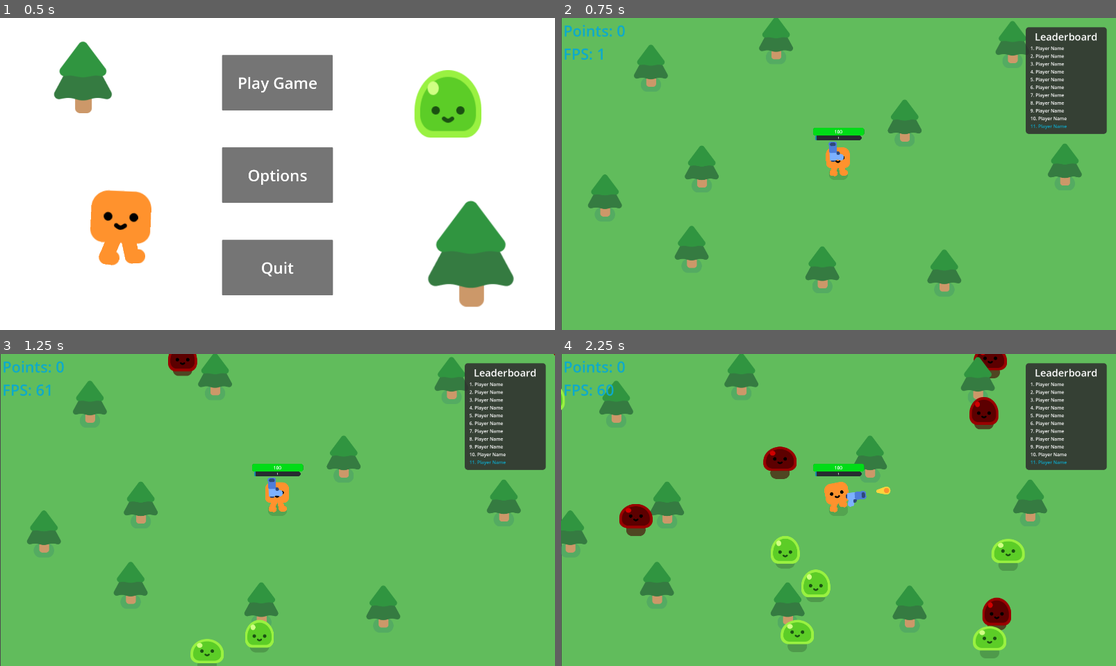
Above: before the commit, frames 1-4 (two rows, left to right).
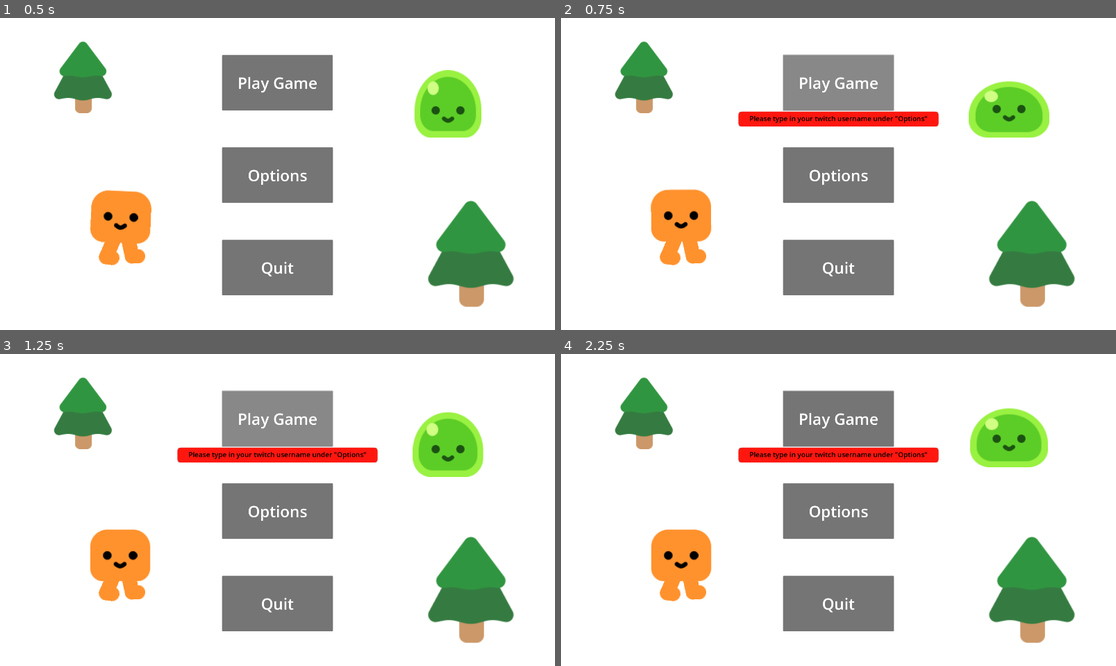
Above: after the commit, the same moments.

Repository: dilllxd/dylanzachgame
Game: Godot game, scene res://game.tscn
Same seed, same stepped clock (60 frames per second), same inputs: the game is played once before the commit and once after it. Sound files missing from this copy of the repository are replaced by a short silence.
Inputs (mouse positions are in pixels of both pictures, inside the frame that each line leads up to):
- Up to frame 1 (0.5 s): no input
- Up to frame 2 (0.75 s): click "Play Game" at 0.5 s
- Up to frame 3 (1.25 s): no input
- Up to frame 4 (2.25 s): click (838, 419) at 1.25 s, where only the run after the commit has a clickable "Play Game"; move the mouse to (960, 494) at 2.02 s; press the mouse at (960, 494) at 2.03 s; hold D (move_right) from 2.03 s (still down)

Frame 1 is identical in both runs. In frame 2, 100% of the frame differs, in the area x 0-100%, y 0-100%; in frame 3, 100%; in frame 4, 100%.

Commit message:
feat(main): temp sound, lots of fixes
1.0.0-alpha-14: Well! Sorry for no changes in a little while, game just felt weird to work on. But, we are back! alpha14 includes new temp music for in game, lots of debugging fixes and hopefully some better performance? i guess we will see!

Diff:
--- a/OurGame/characters/slime/mob.gd
+++ b/OurGame/characters/slime/mob.gd
@@ -43,7 +43,7 @@
 		health = 3
 		speedbasedonxp = 400
 
-func _process(delta):
+func _process(_delta):
 	var direction = global_position.direction_to(player.global_position)
 	velocity = direction * speedbasedonxp
 	move_and_slide()
--- a/OurGame/game.gd
+++ b/OurGame/game.gd
@@ -146,13 +146,13 @@
 
 func _on_mob_timer_timeout():
 	if number_of_mobs < maxnumber_of_mobs:
-		spawn_mob()
+		call_deferred("spawn_mob")
 	else:
 		pass
 
 func _on_mob_2_timer_timeout():
 	if number_of_mobs2 < maxnumber_of_mobs2:
-		spawn_mob2()
+		call_deferred("spawn_mob2")
 	else:
 		pass
 
@@ -167,7 +167,7 @@
 	mob2_xp_scaling()
 	player.currentxplevel(xp_level)
 	if number_of_mobs < maxnumber_of_mobs:
-		spawn_mob()
+		call_deferred("spawn_mob")
 
 func _on_mob_died2():
 	number_of_mobs2 -= 1
@@ -180,7 +180,7 @@
 	mob2_xp_scaling()
 	player.currentxplevel(xp_level)
 	if number_of_mobs2 < maxnumber_of_mobs2:
-		spawn_mob2()
+		call_deferred("spawn_mob2")
 
 func update_xp():
 	xp += 1
--- a/OurGame/mainmenu.gd
+++ b/OurGame/mainmenu.gd
@@ -44,7 +44,11 @@
 
 var after_purchase_points = null
 
-@onready var username = get_node("/root/Game/Player/Username")
+var music_pos = 0.0
+
+var username = null
+
+@onready var username_label = get_node("/root/Game/Player/Username")
 @onready var end_of_game_screen = $end_game/GameOver
 @onready var in_game_screen = $in_game/GameUI
 @onready var main_menu = $main_menu/MenuUI
@@ -131,6 +135,8 @@
 func _on_request_completed(_result, response_code, _headers, _body):
 	if response_code == 200:
 		get_tree().reload_current_scene()
+		$PlayingAudioLoop.stop()
+		music_pos = 0.0
 	else:
 		end_of_game_screen.visible = false
 		save_failed.visible = true
@@ -147,6 +153,7 @@
 		%ProgressBar1.visible = false
 		in_game_screen.visible = true
 		game_started.emit()
+		$PlayingAudioLoop.play()
 
 func _on_game_game_has_started():
 	main_menu.visible = false
@@ -164,13 +171,30 @@
 	main_menu.visible = true
 
 func _on_save_username_pressed():
-	username = $settings/SettingsUI/ColorRect/UsernameField.text
-	update_leaderboard()
-	$settings/SettingsUI/ColorRect/SaveUsername/Label.text = "Success!"
-	%Label1.visible = false
-	%ProgressBar1.visible = false
-	await get_tree().create_timer(3).timeout
-	$settings/SettingsUI/ColorRect/SaveUsername/Label.text = "Save Username"
+	if $settings/SettingsUI/ColorRect/UsernameField.text == "":
+		var hardware_identifier = generate_hardware_identifier()
+		username = "Player_" + hardware_identifier
+		username_label.text = username
+		update_leaderboard()
+		$settings/SettingsUI/ColorRect/SaveUsername/Label.text = "Success!"
+		%Label1.visible = false
+		%ProgressBar1.visible = false
+		await get_tree().create_timer(3).timeout
+		$settings/SettingsUI/ColorRect/SaveUsername/Label.text = "Save Username"
+	else:
+		username = $settings/SettingsUI/ColorRect/UsernameField.text
+		username_label.text = username
+		update_leaderboard()
+		$settings/SettingsUI/ColorRect/SaveUsername/Label.text = "Success!"
+		%Label1.visible = false
+		%ProgressBar1.visible = false
+		await get_tree().create_timer(3).timeout
+		$settings/SettingsUI/ColorRect/SaveUsername/Label.text = "Save Username"
+
+func generate_hardware_identifier():
+	var hw_identifier = OS.get_name() + OS.get_unique_id()
+	var hashed_identifier = hash(hw_identifier)
+	return "%x" % hashed_identifier
 
 func _on_restart_anyway_button_pressed():
 	get_tree().reload_current_scene()
@@ -193,11 +217,11 @@
 				if upgrade_screen.visible:
 					upgrade_screen.visible = false
 					get_tree().paused = false
-					print("upgrade set to invisible")
+					$PlayingAudioLoop.volume_db = 0
 				else:
 					upgrade_screen.visible = true
 					get_tree().paused = true
-					print("upgrade set to visible")
+					$PlayingAudioLoop.volume_db = -15
 				last_toggle_time = 0
 
 	if Input.is_action_pressed("ui_pause") and in_game_screen.visible:
@@ -205,16 +229,16 @@
 			if upgrade_screen.visible:
 				upgrade_screen.visible = false
 				get_tree().paused = false
-				print("upgrade set to invisible")
+				$PlayingAudioLoop.volume_db = 0
 			elif pause_screen.visible:
 				pause_screen.visible = false
 				get_tree().paused = false
-				print("pause set to invisible")
+				$PlayingAudioLoop.volume_db = 0
 				escape_key_pressed = false
 			else:
 				pause_screen.visible = true
 				get_tree().paused = true
-				print("pause set to visible")
+				$PlayingAudioLoop.volume_db = -15
 				escape_key_pressed = true
 			last_toggle_time = 0
 
@@ -223,6 +247,7 @@
 
 func _on_resume_game_from_pause_pressed():
 	pause_screen.visible = false
+	$PlayingAudioLoop.volume_db = 0
 	get_tree().paused = false
 
 func _on_upgrade_shotgun_pressed():
@@ -551,7 +576,7 @@
 		pass
 
 func update_leaderboard():
-	print("Updating leaderboard...")
+	#print("Updating leaderboard...")
 	var http_request2 = HTTPRequest.new()
 	add_child(http_request2)
 	http_request2.request_completed.connect(self._on_request_completed2)
@@ -561,8 +586,8 @@
 	if error != OK:
 		print("An error occurred in the HTTP request.")
 
-func _on_request_completed2(result, response_code, headers, body):
-	print("Request completed with response code:", response_code)
+func _on_request_completed2(_result, response_code, _headers, body):
+	#print("Request completed with response code:", response_code)
 	if response_code == 200:
 		var json = JSON.new()
 		json.parse(body.get_string_from_utf8())
@@ -600,3 +625,6 @@
 
 func _sort_players(a, b):
 	return b["gold"] - a["gold"]
+
+func _on_playing_audio_loop_finished():
+	$PlayingAudioLoop.play()
--- a/OurGame/mainmenu.tscn
+++ b/OurGame/mainmenu.tscn
@@ -6,6 +6,7 @@
 [ext_resource type="PackedScene" uid="uid://ogik4s70pgwl" path="res://characters/slime.tscn" id="4_hvi3l"]
 [ext_resource type="Texture2D" uid="uid://caqfk2xng5v5u" path="res://trees/pine_tree.png" id="5_d1dsl"]
 [ext_resource type="Script" path="res://fps_counter.gd" id="6_ybwrd"]
+[ext_resource type="AudioStream" uid="uid://b51xfo5jvt16t" path="res://main_menu/Theme1.wav" id="7_aaqlx"]
 
 [sub_resource type="LabelSettings" id="LabelSettings_kswcu"]
 font_size = 52
@@ -421,14 +422,15 @@
 [node name="in_game_score" type="Node2D" parent="in_game/GameUI"]
 
 [node name="score" type="Label" parent="in_game/GameUI/in_game_score"]
+visible = false
 offset_left = 8.0
 offset_top = 8.0
 offset_right = 223.0
 offset_bottom = 88.0
-text = "Points: 0"
 label_settings = SubResource("LabelSettings_inano")
 
 [node name="points" type="Label" parent="in_game/GameUI/in_game_score"]
+visible = false
 offset_right = 40.0
 offset_bottom = 23.0
 
@@ -443,10 +445,10 @@
 [node name="in_game_fps" type="Node2D" parent="in_game/GameUI"]
 
 [node name="fps_counter" type="Label" parent="in_game/GameUI/in_game_fps"]
-offset_left = 8.0
-offset_top = 88.0
-offset_right = 233.0
-offset_bottom = 160.0
+offset_left = 16.0
+offset_top = 8.0
+offset_right = 241.0
+offset_bottom = 80.0
 text = "FPS: 0"
 label_settings = SubResource("LabelSettings_gqoqt")
 vertical_alignment = 2
@@ -1200,6 +1202,9 @@
 offset_bottom = 64.28
 theme_override_font_sizes/font_size = 24
 placeholder_text = "Write your twitch username here!"
+context_menu_enabled = false
+shortcut_keys_enabled = false
+drag_and_drop_selection_enabled = false
 
 [node name="save_failed" type="Node2D" parent="."]
 
@@ -1301,6 +1306,9 @@
 offset_bottom = 39.64
 text = "Points: 0"
 label_settings = SubResource("LabelSettings_kswcu")
+
+[node name="PlayingAudioLoop" type="AudioStreamPlayer" parent="."]
+stream = ExtResource("7_aaqlx")
 
 [connection signal="pressed" from="end_game/GameOver/ColorRect/RestartButton" to="." method="_on_restart_button_pressed"]
 [connection signal="pressed" from="main_menu/MenuUI/ColorRect/QuitButton" to="." method="_on_quit_button_pressed"]
@@ -1316,7 +1324,8 @@
 [connection signal="pressed" from="in_game/PauseUI/ColorRect/QuitGameFromPause" to="." method="_on_quit_game_from_pause_pressed"]
 [connection signal="pressed" from="settings/SettingsUI/ColorRect/BackButton" to="." method="_on_back_button_pressed"]
 [connection signal="pressed" from="settings/SettingsUI/ColorRect/SaveUsername" to="." method="_on_save_username_pressed"]
+[connection signal="pressed" from="save_failed/SaveFailed/ColorRect/SaveFailedLabel/RestartAnywayButton" to="." method="_on_restart_button_pressed"]
 [connection signal="pressed" from="save_failed/SaveFailed/ColorRect/SaveFailedLabel/RestartAnywayButton" to="." method="_on_restart_anyway_button_pressed"]
-[connection signal="pressed" from="save_failed/SaveFailed/ColorRect/SaveFailedLabel/RestartAnywayButton" to="." method="_on_restart_button_pressed"]
+[connection signal="pressed" from="save_failed/SaveFailed/ColorRect/SaveFailedLabel/SaveAgainButton" to="." method="_on_restart_button_pressed"]
 [connection signal="pressed" from="save_failed/SaveFailed/ColorRect/SaveFailedLabel/SaveAgainButton" to="." method="_on_save_again_button_pressed"]
-[connection signal="pressed" from="save_failed/SaveFailed/ColorRect/SaveFailedLabel/SaveAgainButton" to="." method="_on_restart_button_pressed"]
+[connection signal="finished" from="PlayingAudioLoop" to="." method="_on_playing_audio_loop_finished"]
--- a/OurGame/player.gd
+++ b/OurGame/player.gd
@@ -30,6 +30,7 @@
 
 func _ready():
 	ui.game_started.connect(_started)
+	gun.bullet_hit.connect(checklifesteal)
 
 func _started():
 	started = true
@@ -90,7 +91,6 @@
 func _process(delta):
 	%Health.text = str(round(health))
 	%XP.text = str(xp_level)
-	gun.bullet_hit.connect(checklifesteal)
 	if not started and in_game_screen.visible == false:
 		return
 	elif started == true and in_game_screen.visible == true:
--- a/OurGame/player.tscn
+++ b/OurGame/player.tscn
@@ -57,6 +57,8 @@
 
 [sub_resource type="LabelSettings" id="LabelSettings_133ji"]
 font_size = 10
+
+[sub_resource type="LabelSettings" id="LabelSettings_1elxm"]
 
 [node name="Player" type="CharacterBody2D"]
 script = ExtResource("1_fp1mf")
@@ -153,7 +155,12 @@
 vertical_alignment = 1
 
 [node name="Username" type="Label" parent="."]
-visible = false
-offset_right = 40.0
-offset_bottom = 23.0
+offset_left = -80.0
+offset_top = -192.0
+offset_right = 80.0
+offset_bottom = -160.0
 text = "Player"
+label_settings = SubResource("LabelSettings_1elxm")
+horizontal_alignment = 1
+vertical_alignment = 1
+autowrap_mode = 3
Not shown, added: OurGame/main_menu/Theme1.wav.import
Not shown: 1 places in OurGame/mainmenu.tscn that only renumber resources
Not shown: 1 places in OurGame/player.tscn that only renumber resources
Not shown, changed: .github/workflows/godot-ci.yml
Not shown, added: OurGame/main_menu/Theme1.wav
